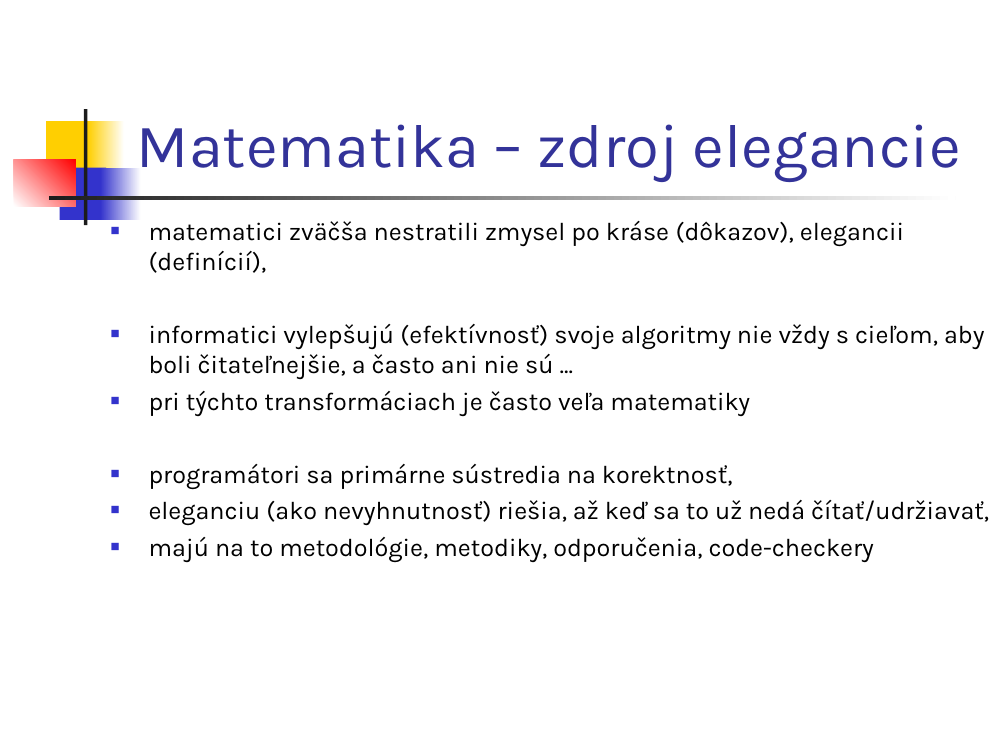
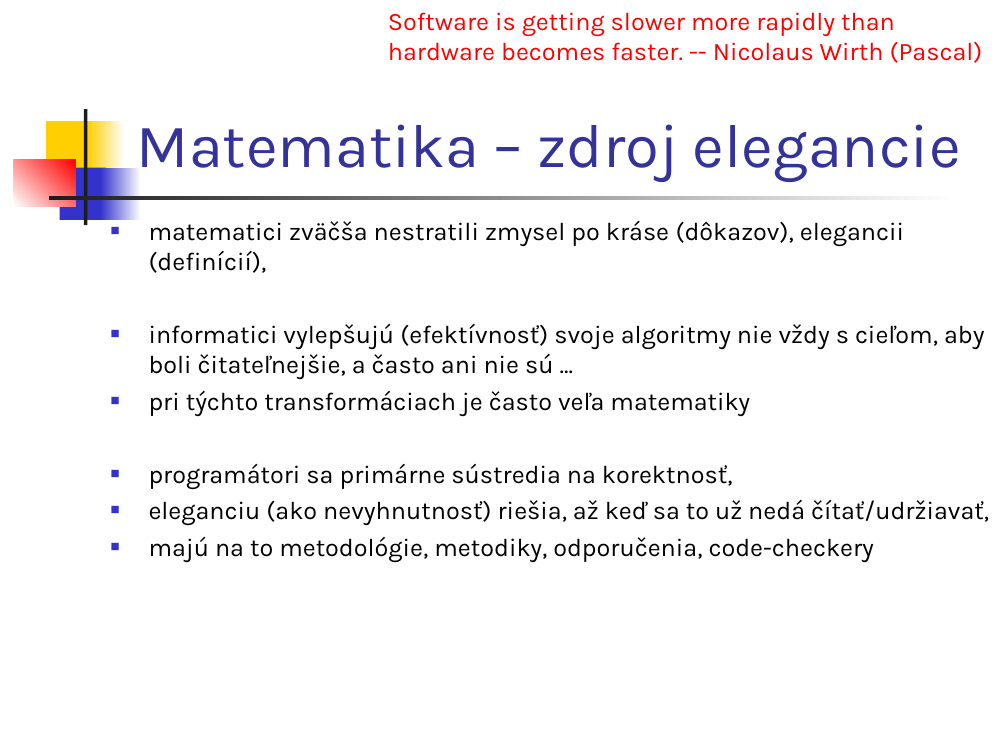
Before and after one commit to Funkcionalne/Prednasky, a slide deck: slide 4 of 01/01_fpro.ppt. Drawn at 1008x756 pixels with LibreOffice and Linux fonts; fonts in the diff are those of the drawing. Boxes give left, top, right and bottom in pixels: in the first picture for what was removed or moved away, otherwise in the second. Text is boxed around its words. In the diff, an @@ line names an element or a change of style, - is before the commit and + after.

```diff
--- a/01/01_fpro.ppt
+++ b/01/01_fpro.ppt
@@ text added at box(388, 12, 983, 63), 18 pt, text #FF0000 @@
+Software is getting slower more rapidly than hardware becomes faster. -- Nicolaus Wirth (Pascal)
```
Also in this commit, not shown: 5 other slides changed, 1 other file.
